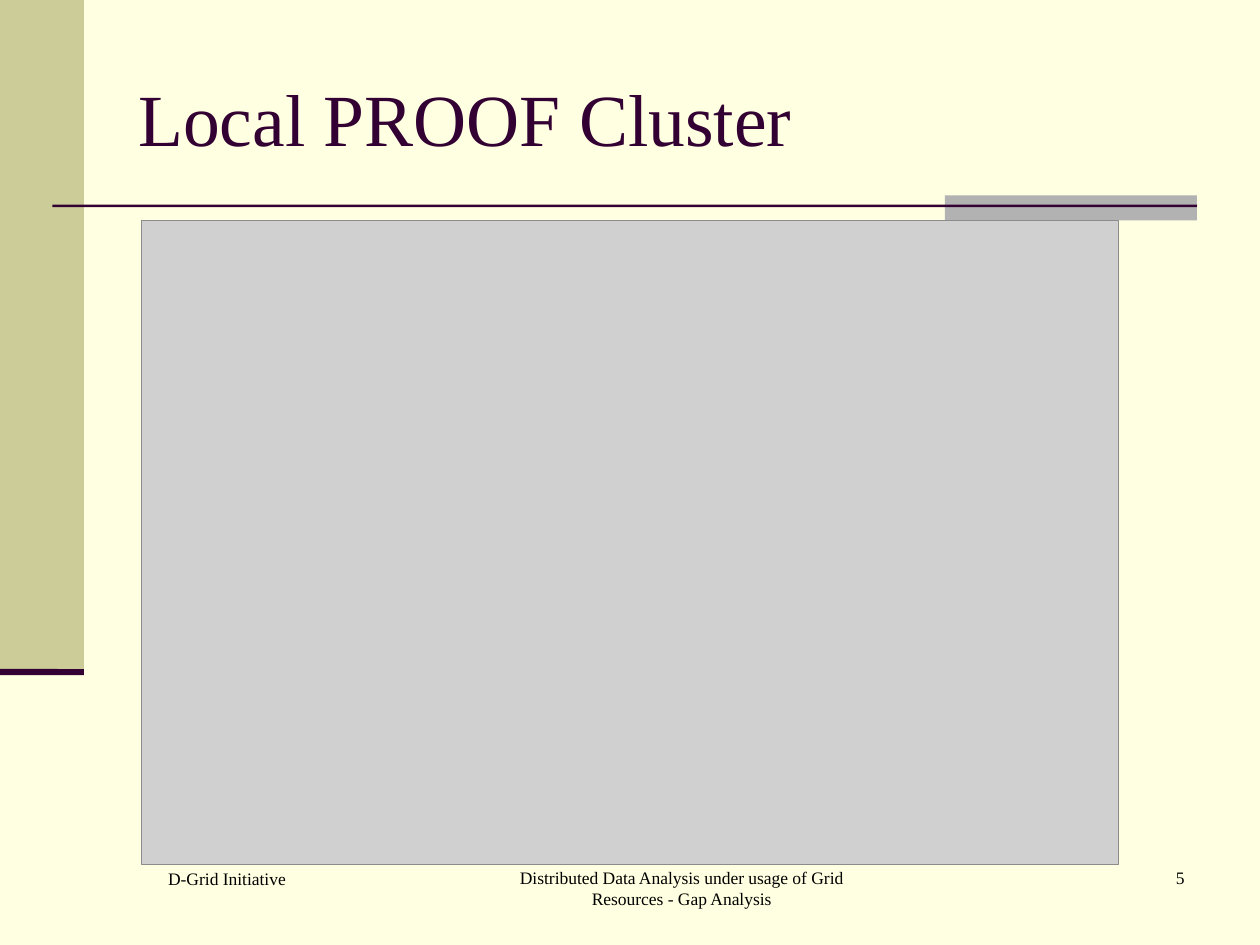
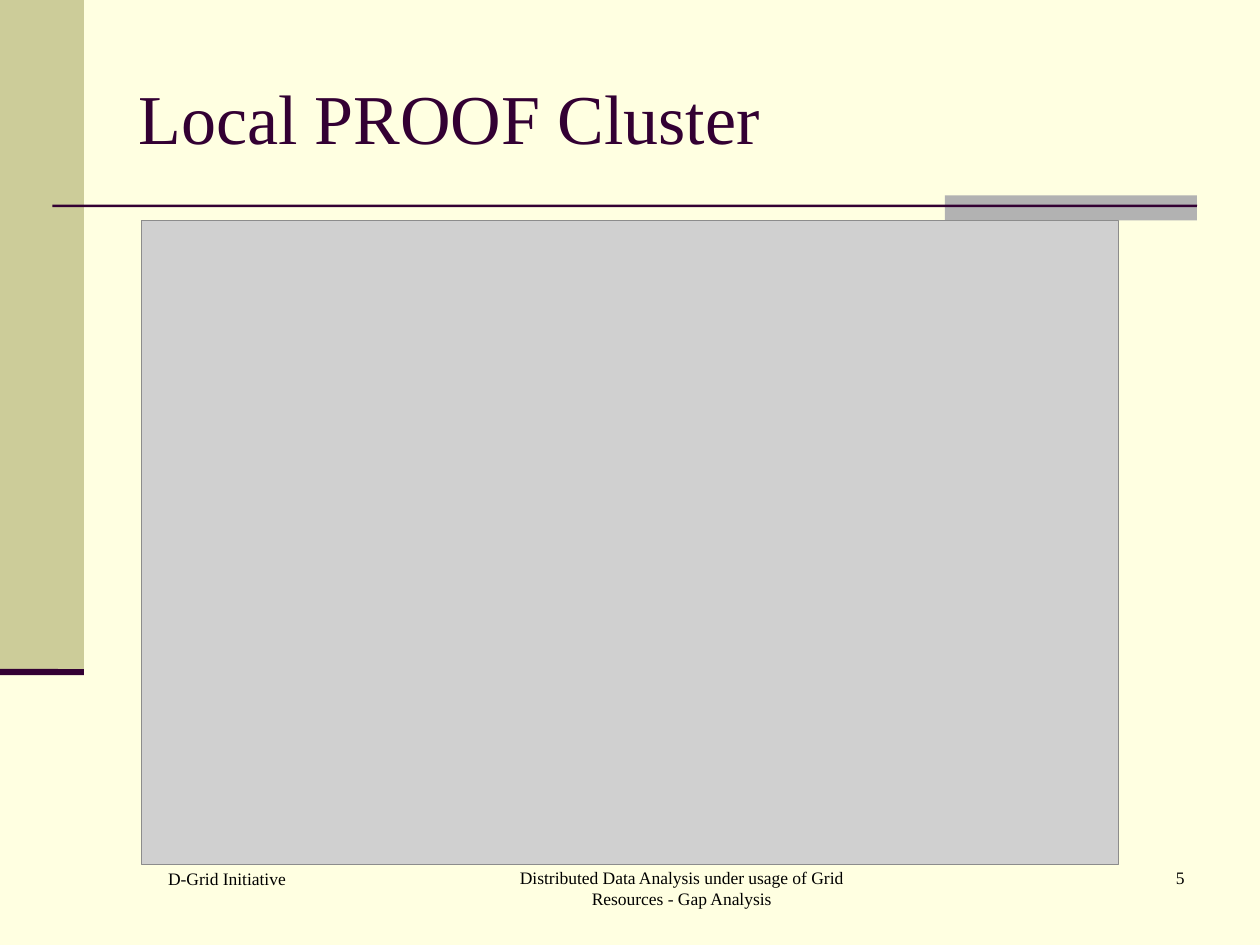
Before and after one commit to AnarManafov/PoDDocumentation, a slide deck: slide 5 of HEPCG-Workshops/2006-Nov/HEPCG-Workshops-2006-Nov.ppt. Drawn at 1260x945 pixels with LibreOffice and Linux fonts; fonts in the diff are those of the drawing; grey boxes stand for pictures. Boxes give left, top, right and bottom in pixels: in the first picture for what was removed or moved away, otherwise in the second. Text is boxed around its words. In the diff, an @@ line names an element or a change of style, - is before the commit and + after.

```diff
--- a/HEPCG-Workshops/2006-Nov/HEPCG-Workshops-2006-Nov.ppt
+++ b/HEPCG-Workshops/2006-Nov/HEPCG-Workshops-2006-Nov.ppt
@@ title "Local PROOF Cluster" at [138,95,760,145]: size 42 to 40 pt @@
```
Also in this commit, not shown: 8 other slides changed.
